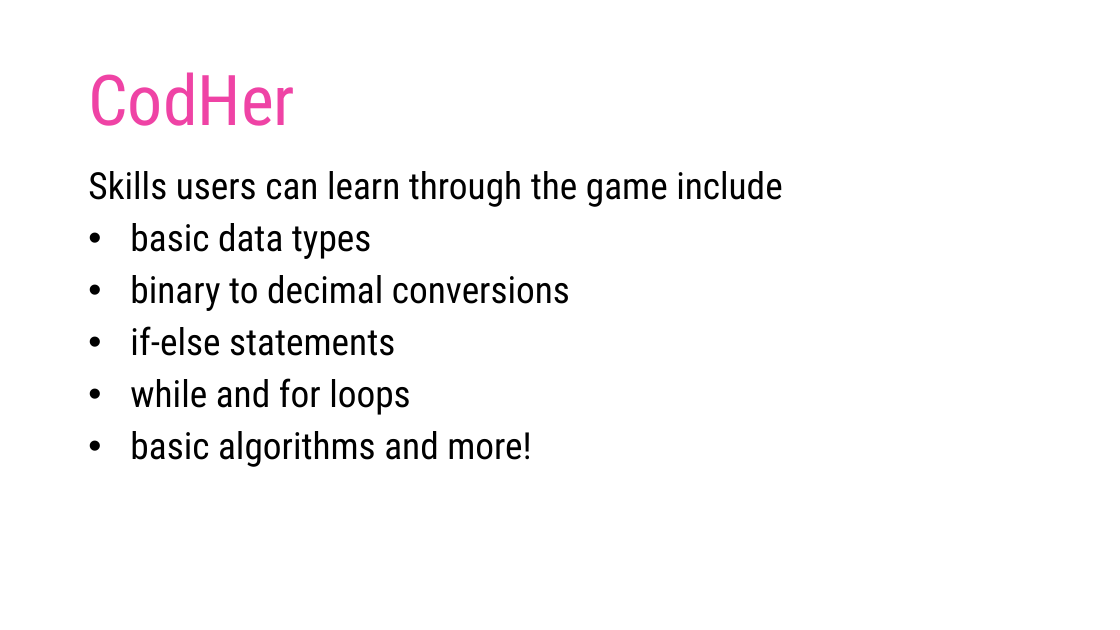
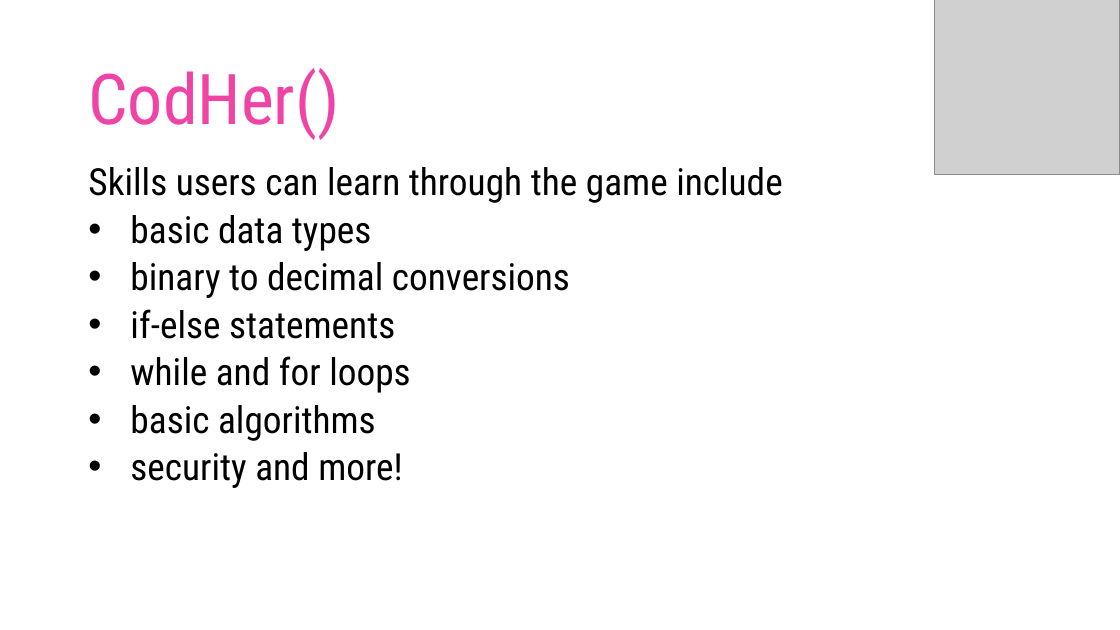
Before and after one commit to dashn98/SheInnovates19, a slide deck: slide 4 of SheInnovates19 Presentation.pptx. Drawn at 1120x630 pixels with LibreOffice and Linux fonts; fonts in the diff are those of the drawing; grey boxes stand for pictures; background and template pictures are left out. Boxes give left, top, right and bottom in pixels: in the first picture for what was removed or moved away, otherwise in the second. Text is boxed around its words. In the diff, an @@ line names an element or a change of style, - is before the commit and + after.

Commit message:
edit ppt

```diff
--- a/SheInnovates19 Presentation.pptx
+++ b/SheInnovates19 Presentation.pptx
@@ picture added at box(935, 0, 1120, 174) @@
@@ text at box(88, 68, 339, 140): text changed @@
-CodHer
+CodHer()
@@ subtitle at box(88, 167, 782, 393): line spacing 0.9 to 0.8 @@
@@ subtitle at box(130, 405, 403, 488): text changed @@
-• basic algorithms and more!
+• basic algorithms
+• security and more!
```
Also in this commit, not shown: 5 other slides changed.
